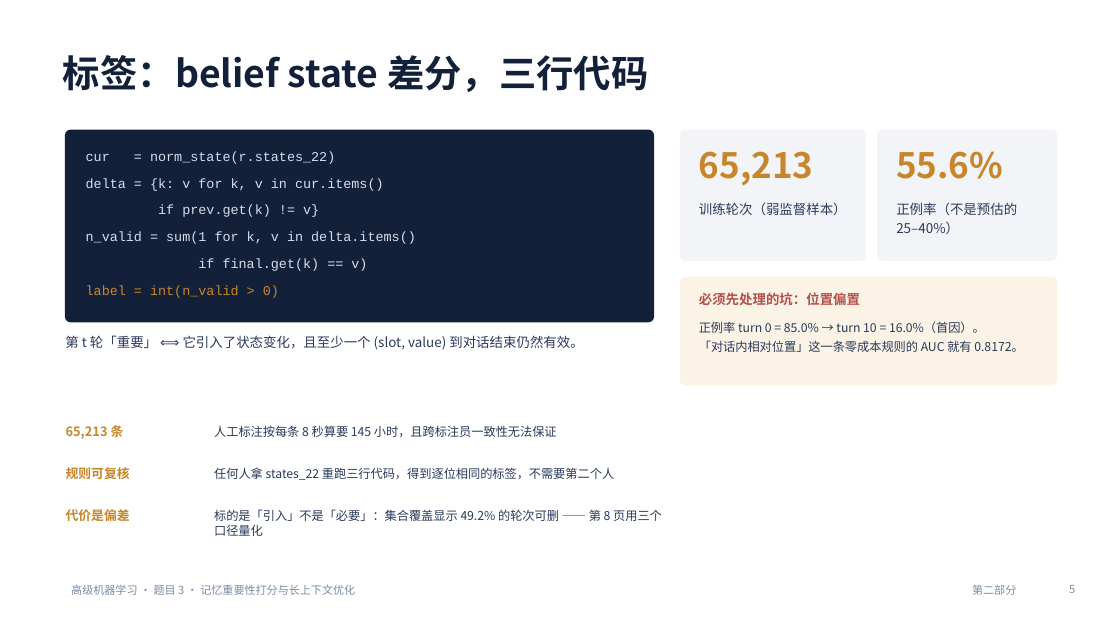
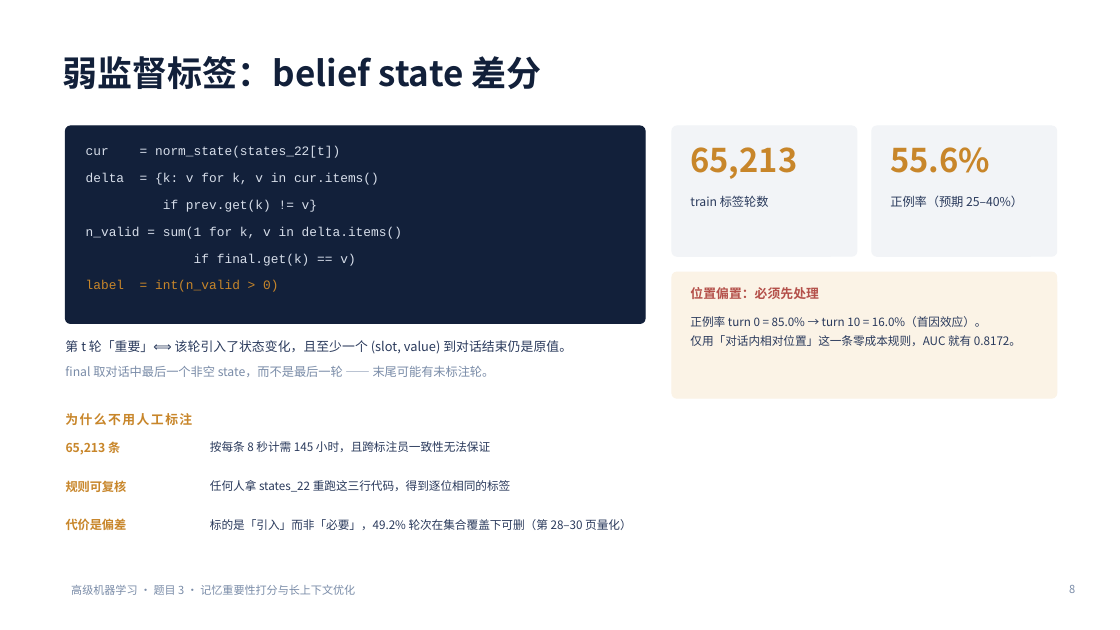
Before and after one commit to MinamiFi/machine_learning_homework, a slide deck: slide 8 of exp/slides/题目三_记忆打分_汇报.pptx (slide 5 before the commit). Drawn at 1120x630 pixels with LibreOffice and Linux fonts; fonts in the diff are those of the drawing. Boxes give left, top, right and bottom in pixels: in the first picture for what was removed or moved away, otherwise in the second. Text is boxed around its words. In the diff, an @@ line names an element or a change of style, - is before the commit and + after.

```diff
--- a/exp/slides/题目三_记忆打分_汇报.pptx
+++ b/exp/slides/题目三_记忆打分_汇报.pptx
@@ title at (63,56,541,89): text changed; size 32 to 30 pt @@
-标签：belief state 差分，三行代码
+弱监督标签：belief state 差分
@@ rounded rectangle: place and size @@
-rounded rectangle at (66,130,654,322)
+rounded rectangle at (66,126,645,323)
@@ text at (86,146,340,158): text changed; size 11.5 to 11 pt @@
-cur = norm_state(r.states_22)
+cur = norm_state(states_22[t])
@@ rounded rectangle: place and size @@
-rounded rectangle at (681,130,865,260)
+rounded rectangle at (672,126,857,256)
@@ text "65,213": place and size @@
-text "65,213" at (699,151,814,186)
+text "65,213" at (690,147,797,179)
@@ text "65,213" at (690,147,797,179): size 30 to 28 pt @@
@@ rounded rectangle: place and size @@
-rounded rectangle at (878,130,1057,260)
+rounded rectangle at (872,126,1057,256)
@@ text "55.6%" at (890,147,990,173): size 30 to 28 pt @@
@@ text added at (690,195,769,207), 10.5 pt, text #2A3A5C @@
+train 标签轮数
@@ text removed at (699,202,847,215) @@
-训练轮次（弱监督样本）
@@ text at (890,195,1023,207): text changed; size 11.5 to 10.5 pt @@
-正例率（不是预估的 25–40%）
+正例率（预期 25–40%）
@@ size 11.5 to 11 pt in 5 elements at (86,173,379,185), (163,200,317,212), (86,227,402,239), (194,253,355,266), (86,280,278,292) @@
@@ rounded rectangle: place and size @@
-rounded rectangle at (681,277,1057,385)
+rounded rectangle at (672,272,1057,398)
@@ rounded rectangle at (672,272,1057,398): proportions changed @@
@@ text at (690,287,819,299): text changed; size 11.5 to 11 pt @@
-必须先处理的坑：位置偏置
+位置偏置：必须先处理
@@ text at (690,316,1021,346): text changed; size 10.5 to 10 pt @@
-正例率 turn 0 = 85.0% → turn 10 = 16.0%（首因）。
-「对话内相对位置」这一条零成本规则的 AUC 就有 0.8172。
+正例率 turn 0 = 85.0% → turn 10 = 16.0%（首因效应）。
+仅用「对话内相对位置」这一条零成本规则，AUC 就有 0.8172。
@@ text at (65,340,572,353): text changed; size 11.5 to 11 pt @@
-第 t 轮「重要」 ⟺ 它引入了状态变化，且至少一个 (slot, value) 到对话结束仍然有效。
+第 t 轮「重要」⟺ 该轮引入了状态变化，且至少一个 (slot, value) 到对话结束仍是原值。
@@ text added at (65,366,495,377), 10.5 pt, text #7A8CA8 @@
+final 取对话中最后一个非空 state，而不是最后一轮 —— 末尾可能有未标注轮。
@@ text added at (65,413,192,425), 11 pt, text #C8862A, bold @@
+为什么不用人工标注
@@ size 11 to 10.5 pt in 3 elements at (66,518,127,530), (66,480,127,492), (66,441,120,455) @@
@@ text "65,213 条": place and size @@
-text "65,213 条" at (66,425,124,439)
+text "65,213 条" at (66,441,120,455)
@@ text at (210,441,490,452): text changed; size 10.5 to 10 pt @@
-人工标注按每条 8 秒算要 145 小时，且跨标注员一致性无法保证
+按每条 8 秒计需 145 小时，且跨标注员一致性无法保证
@@ text "规则可复核": place and size @@
-text "规则可复核" at (66,467,130,479)
+text "规则可复核" at (66,480,127,492)
@@ text at (210,480,511,492): text changed; size 10.5 to 10 pt @@
-任何人拿 states_22 重跑三行代码，得到逐位相同的标签，不需要第二个人
+任何人拿 states_22 重跑这三行代码，得到逐位相同的标签
@@ text "代价是偏差": place and size @@
-text "代价是偏差" at (66,509,130,521)
+text "代价是偏差" at (66,518,127,530)
@@ text at (210,519,632,530): text changed; size 10.5 to 10 pt @@
-标的是「引入」不是「必要」：集合覆盖显示 49.2% 的轮次可删 —— 第 8 页用三个口径量化
+标的是「引入」而非「必要」，49.2% 轮次在集合覆盖下可删（第 28–30 页量化）
@@ text removed at (972,585,1016,595) @@
-第二部分
```
Also in this commit, not shown: 13 other slides changed, 21 slides added, 2 slides removed, 7 other files.
